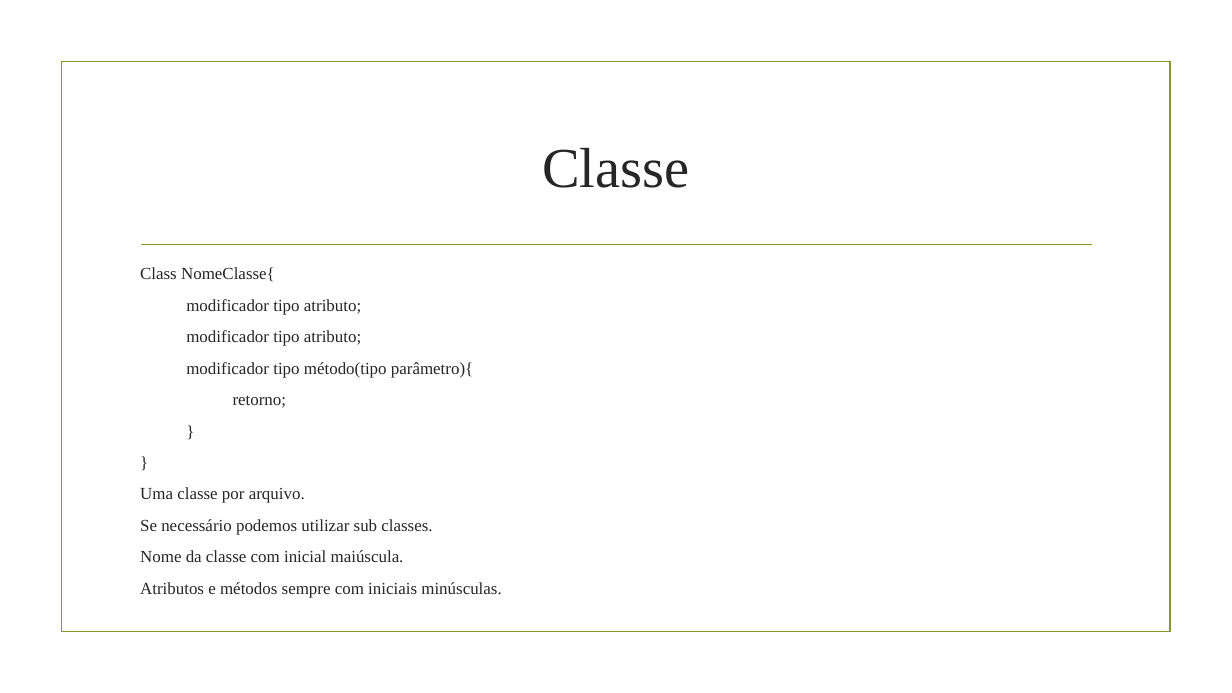
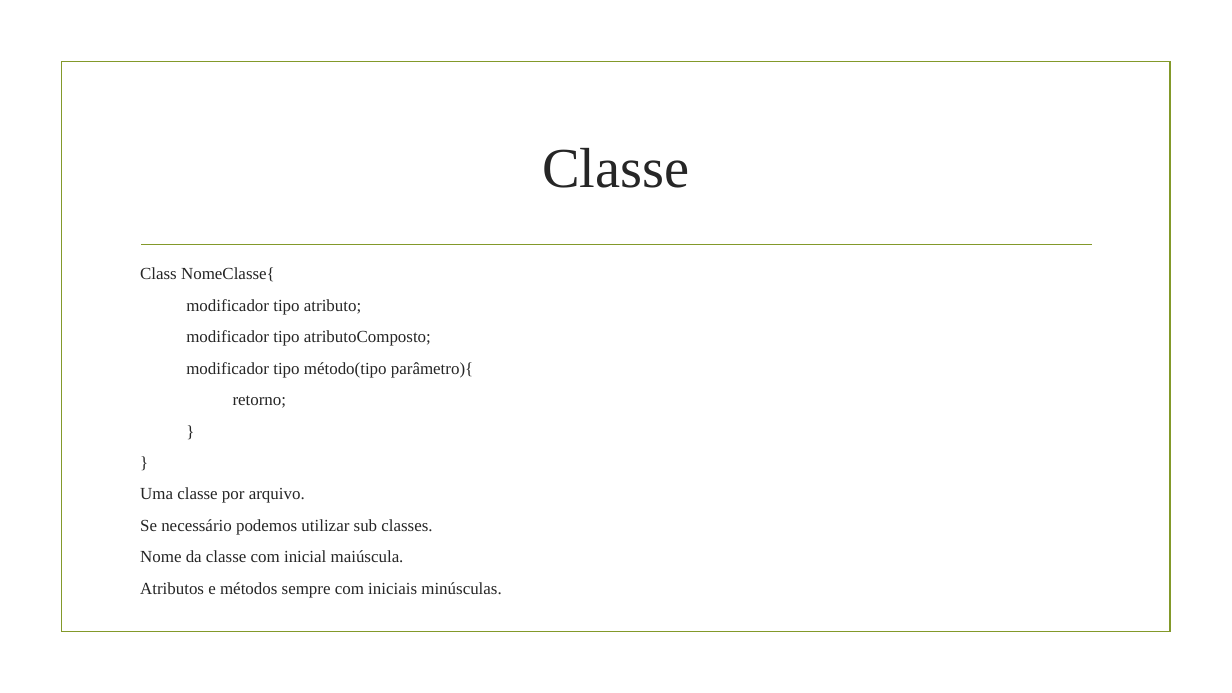
Before and after one commit to wellifabio/etec2021, a slide deck: slide 2 of ds/aula03/Classes.pptx. Drawn at 1232x693 pixels with LibreOffice and Linux fonts; fonts in the diff are those of the drawing; background and template pictures are left out. Boxes give left, top, right and bottom in pixels: in the first picture for what was removed or moved away, otherwise in the second. Text is boxed around its words. In the diff, an @@ line names an element or a change of style, - is before the commit and + after.

```diff
--- a/ds/aula03/Classes.pptx
+++ b/ds/aula03/Classes.pptx
@@ text at [186, 330, 431, 346]: text changed @@
-modificador tipo atributo;
+modificador tipo atributoComposto;
```
Also in this commit, not shown: 1 other slide changed, 6 other files.
